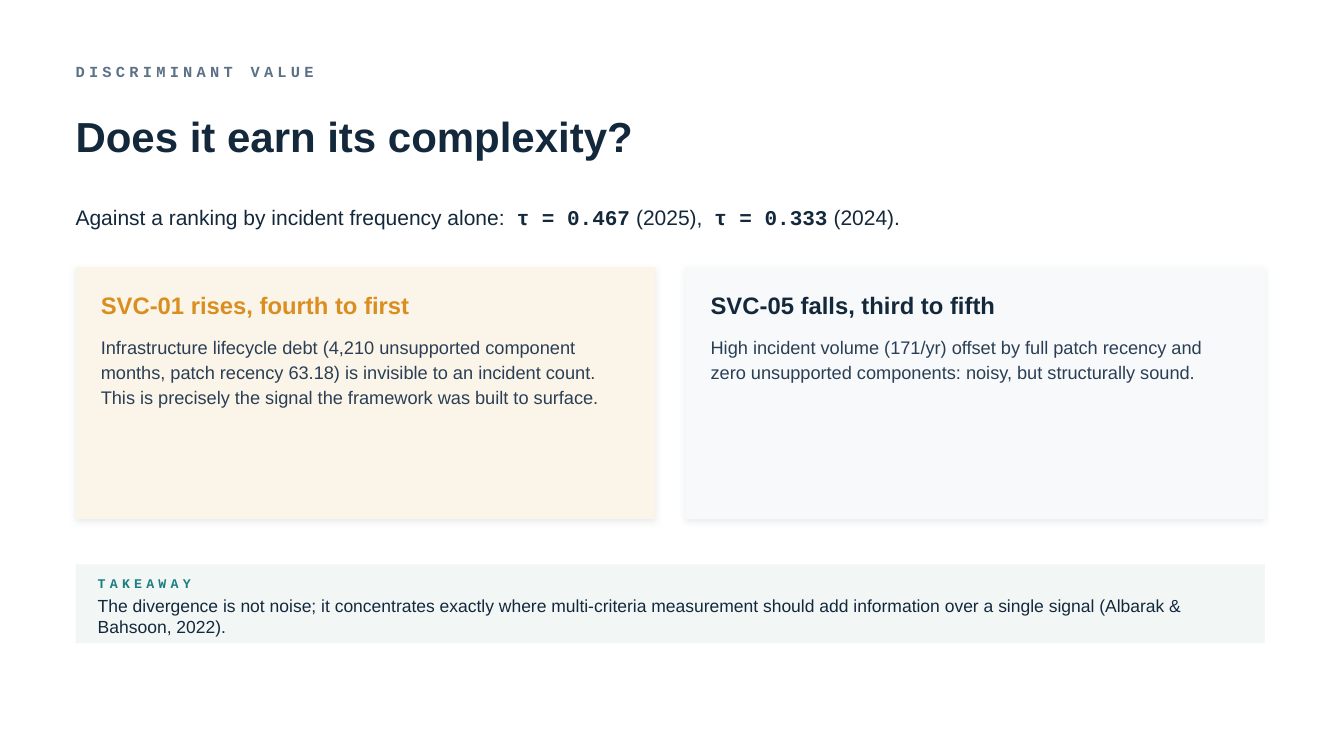
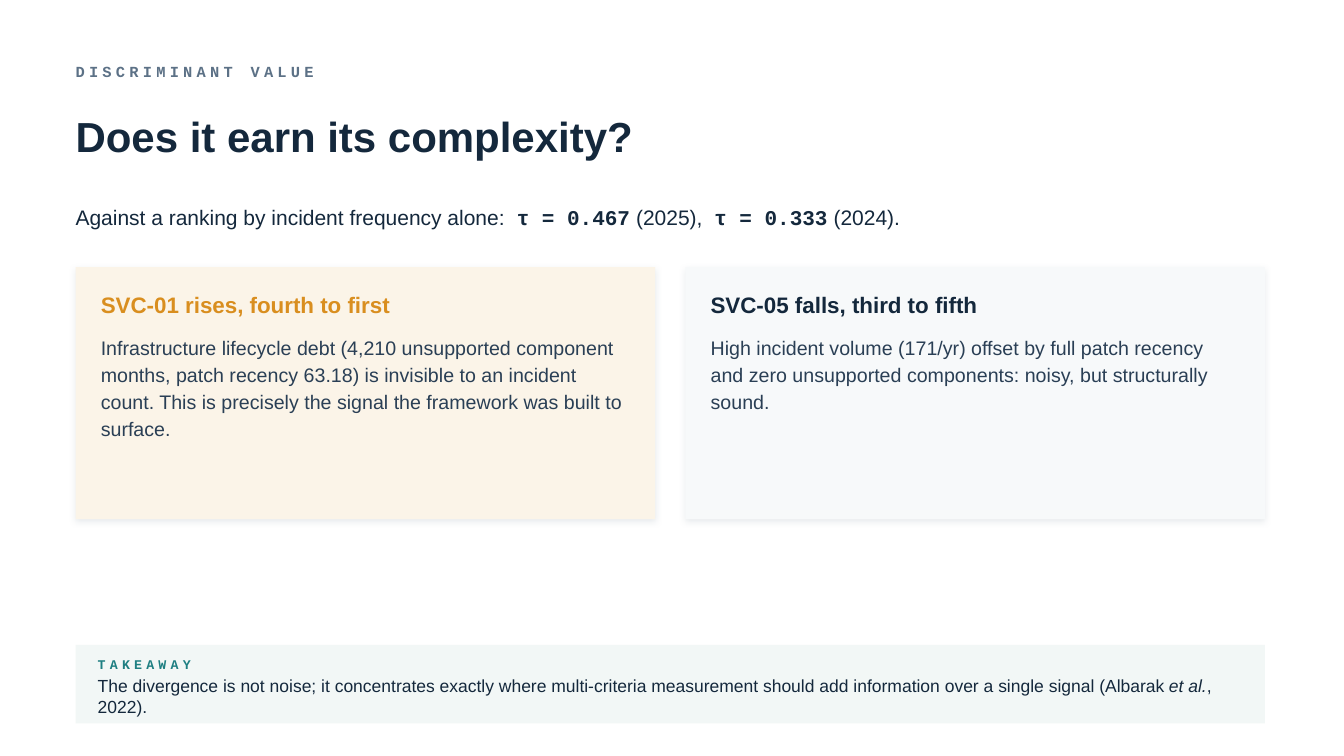
Before and after one commit to TobiZeier/MScProject, a slide deck: slide 10 of presentation/defense.pptx. Drawn at 1344x756 pixels with LibreOffice and Linux fonts; fonts in the diff are those of the drawing. Boxes give left, top, right and bottom in pixels: in the first picture for what was removed or moved away, otherwise in the second. Text is boxed around its words. In the diff, an @@ line names an element or a change of style, - is before the commit and + after.

```diff
--- a/presentation/defense.pptx
+++ b/presentation/defense.pptx
@@ text "SVC-01 rises, fourth to first" at (101, 296, 390, 317): size 17 to 16 pt @@
@@ text "SVC-05 falls, third to fifth" at (711, 296, 977, 317): size 17 to 16 pt @@
@@ text "Infrastructure lifecycle debt (4,210 unsupported ..." at (101, 340, 621, 436): size 13 to 14 pt @@
@@ text "High incident volume (171/yr) offset ..." at (711, 340, 1208, 409): size 13 to 14 pt @@
@@ rectangle: place and size @@
-rectangle at (76, 565, 1265, 643)
+rectangle at (76, 645, 1265, 724)
@@ text "TAKEAWAY": place and size @@
-text "TAKEAWAY" at (98, 579, 191, 588)
+text "TAKEAWAY" at (98, 660, 191, 669)
@@ text at (98, 679, 1211, 717): text changed @@
-The divergence is not noise; it concentrates exactly where multi-criteria measurement should add information over a single signal (Albarak & Bahsoon, 2022).
+The divergence is not noise; it concentrates exactly where multi-criteria measurement should add information over a single signal (Albarak et al., 2022).
```
Also in this commit, not shown: 14 other slides changed, 10 other files.
